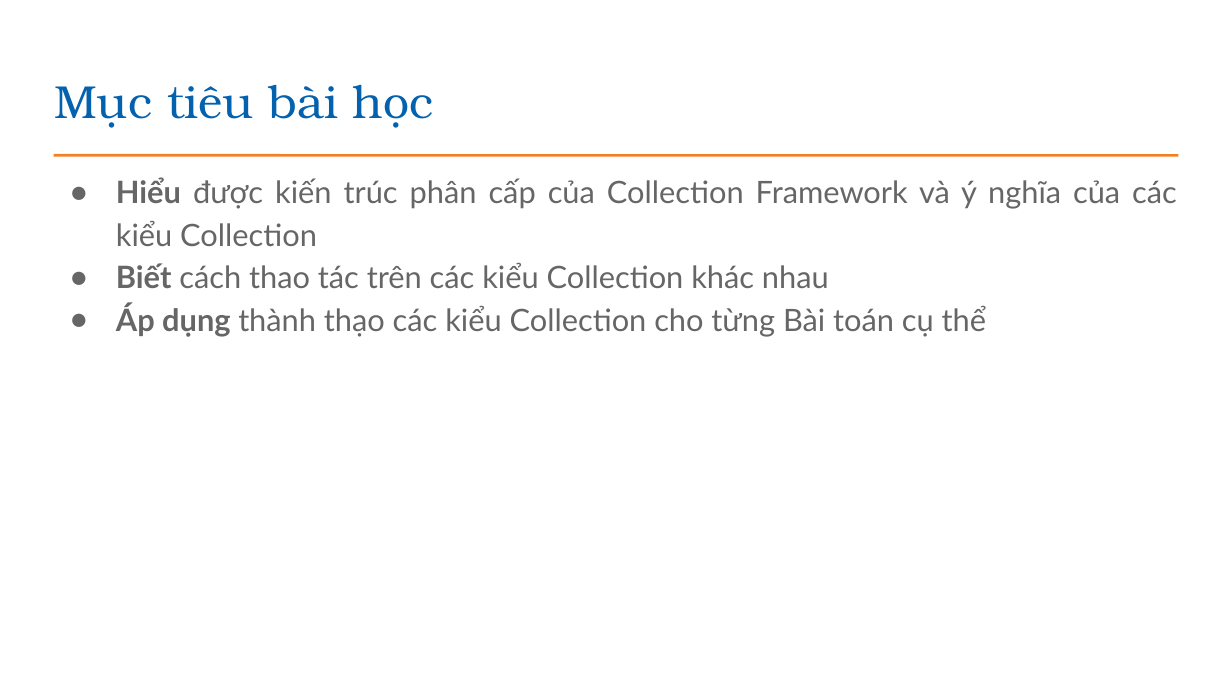
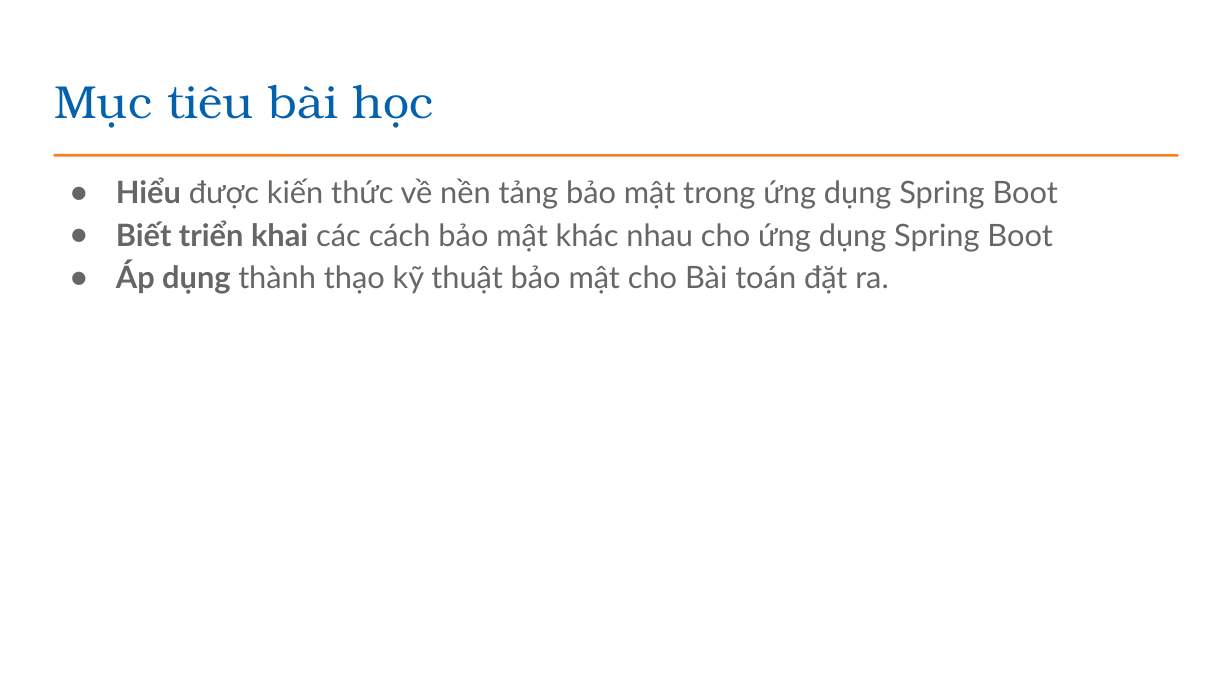
Before and after one commit to EdisonTechnologyAcademy/Java---Construction, a slide deck: slide 2 of presentations/Bài 25_Bao mat trong Java Spring Boot.pptx. Drawn at 1232x693 pixels with LibreOffice and Linux fonts; fonts in the diff are those of the drawing; background and template pictures are left out. Boxes give left, top, right and bottom in pixels: in the first picture for what was removed or moved away, otherwise in the second. Text is boxed around its words. In the diff, an @@ line names an element or a change of style, - is before the commit and + after.

```diff
--- a/presentations/Bài 25_Bao mat trong Java Spring Boot.pptx
+++ b/presentations/Bài 25_Bao mat trong Java Spring Boot.pptx
@@ text at [116,177,1058,294]: text changed @@
-● Hiểu được kiến trúc phân cấp của Collection Framework và ý nghĩa của các kiểu Collection
-● Biết cách thao tác trên các kiểu Collection khác nhau
-● Áp dụng thành thạo các kiểu Collection cho từng Bài toán cụ thể
+● Hiểu được kiến thức về nền tảng bảo mật trong ứng dụng Spring Boot
+● Biết triển khai các cách bảo mật khác nhau cho ứng dụng Spring Boot
+● Áp dụng thành thạo kỹ thuật bảo mật cho Bài toán đặt ra.
```
Also in this commit, not shown: 3 other slides changed, 2 slides added, 39 slides removed, 1 other file.
